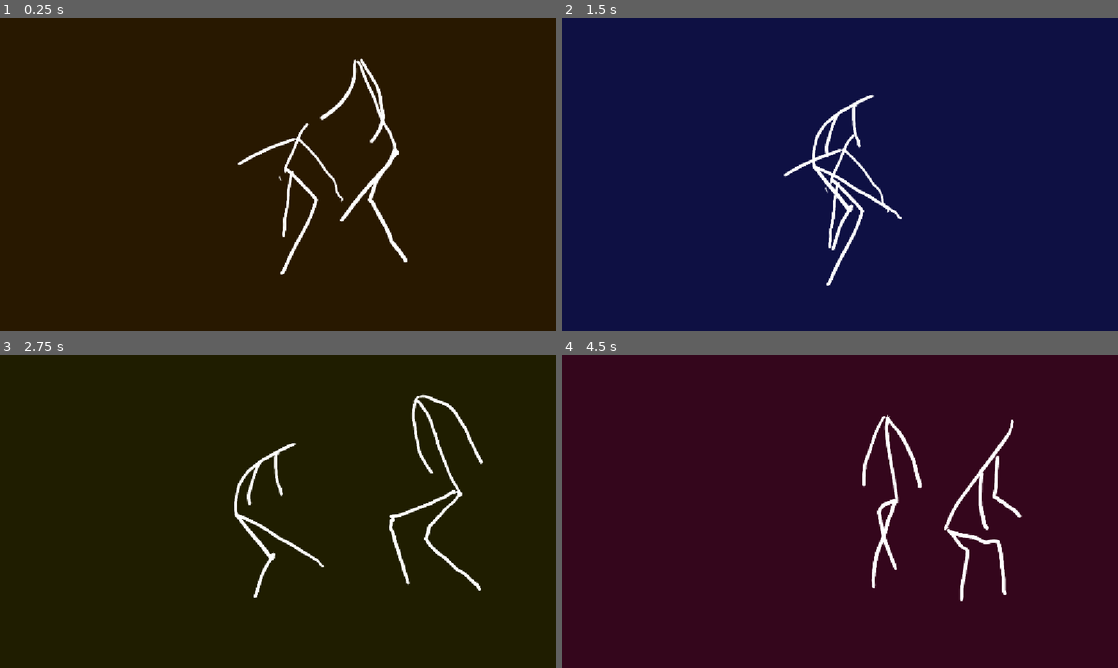
Above: before the commit, frames 1-4 (two rows, left to right).
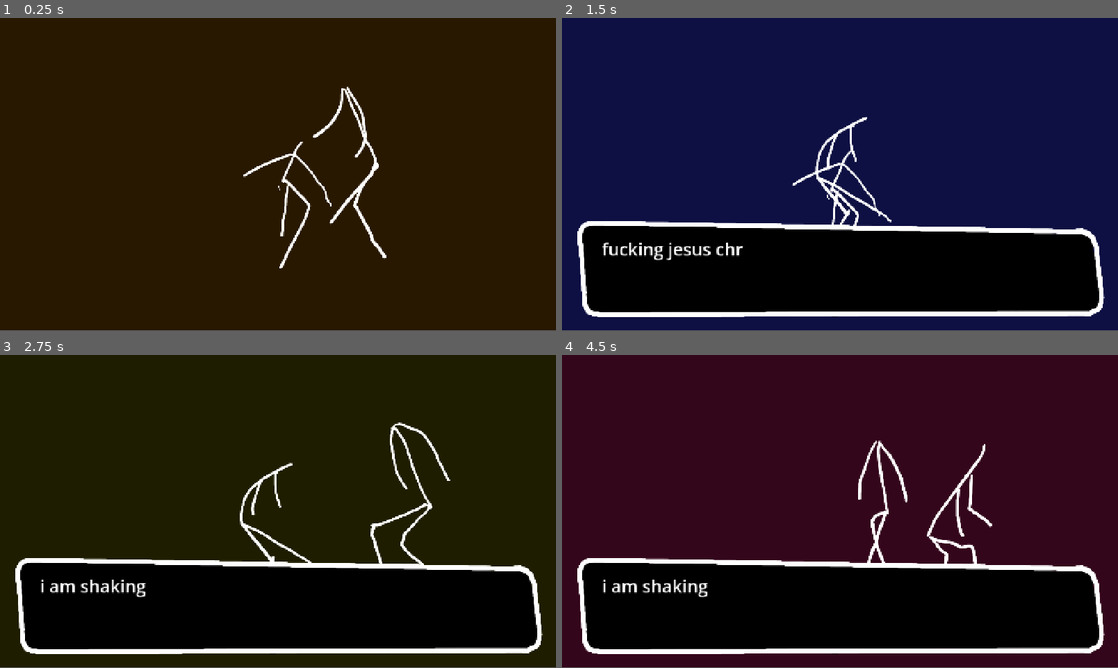
Above: after the commit, the same moments.

Repository: MarmadileManteater/Anxiety-Game
Game: Godot game, scene res://scenes/global/global.tscn
Two runs of this game, one before a commit and one after it. Both use one fixed random seed, a clock stepped at 60 frames per second and the inputs below.
Inputs (mouse positions are in pixels of both pictures, inside the frame that each line leads up to):
- Up to frame 1 (0.25 s): no input
- Up to frame 2 (1.5 s): click (840, 174) at 0.52 s; click (840, 174) at 1.27 s
- Up to frame 3 (2.75 s): click (278, 511) at 2.02 s
- Up to frame 4 (4.5 s): no input
In our replay, the window is 800x450 before the commit and 800x449 after it. These sizes can differ from the game's own. Grey fills any space a smaller window leaves; there, only what the larger window draws over its background counts as a difference.

The runs differ from the first frame. In frame 1, 2.9% of the frame differs, in the area x 42-74%, y 12-82%; in frame 2, 29%; in frame 3, 30%; in frame 4, 30%, in the area x 2-98%, y 19-96%.

Commit message:
Add text box and click logic

Diff:
--- a/project/project.godot
+++ b/project/project.godot
@@ -17,6 +17,8 @@
 
 [display]
 
+window/size/viewport_width=1368
+window/size/viewport_height=768
 window/stretch/mode="canvas_items"
 window/stretch/aspect="expand"
 
--- /dev/null
+++ b/project/scenes/dancers/dancers.tscn
@@ -0,0 +1,154 @@
+[gd_scene format=3 uid="uid://btm8kv2ypw113"]
+
+[ext_resource type="Script" uid="uid://fmfilo0dpqji" path="res://scenes/dancers/dancers.gd" id="1_s70bo"]
+[ext_resource type="Texture2D" uid="uid://br4hcwloj4rr1" path="res://assets/sprites/dance/4.png" id="2_kqjxy"]
+[ext_resource type="Texture2D" uid="uid://uxr5cr2dylit" path="res://assets/sprites/dance/5.png" id="3_ewk4u"]
+[ext_resource type="Texture2D" uid="uid://hrl748ljot3c" path="res://assets/sprites/dance/6.png" id="4_sd84q"]
+[ext_resource type="Texture2D" uid="uid://d3ryucexx0soh" path="res://assets/sprites/dance/7.png" id="5_8lm8r"]
+[ext_resource type="Texture2D" uid="uid://3gtomc4pj8di" path="res://assets/sprites/dance/8.png" id="6_aihaw"]
+[ext_resource type="Texture2D" uid="uid://p640ieherand" path="res://assets/sprites/dance/9.png" id="7_ih2xb"]
+[ext_resource type="Texture2D" uid="uid://cuvl804dyrrio" path="res://assets/sprites/dance/10.png" id="8_r46dq"]
+[ext_resource type="Texture2D" uid="uid://cpu4dv8li61eo" path="res://assets/sprites/dance/11.png" id="9_16m3i"]
+[ext_resource type="Texture2D" uid="uid://b62mi56nbxc4c" path="res://assets/sprites/dance/12.png" id="10_8yt1m"]
+[ext_resource type="Texture2D" uid="uid://cvbc0d7st8rkh" path="res://assets/sprites/dance/13.png" id="11_euulo"]
+[ext_resource type="Texture2D" uid="uid://cqqpa3ri3bax8" path="res://assets/sprites/dance/14.png" id="12_6p4rd"]
+[ext_resource type="Texture2D" uid="uid://cj55tafdnscre" path="res://assets/sprites/dance/15.png" id="13_tuv3a"]
+[ext_resource type="Texture2D" uid="uid://17i460c2xojg" path="res://assets/sprites/dance/16.png" id="14_n7ys6"]
+[ext_resource type="Texture2D" uid="uid://dbwdy0n2g4iqp" path="res://assets/sprites/dance/17.png" id="15_0x7jf"]
+[ext_resource type="Texture2D" uid="uid://dhxe4fj1r2pxu" path="res://assets/sprites/dance/18.png" id="16_60cbp"]
+[ext_resource type="Texture2D" uid="uid://xvl3d7bb2oo6" path="res://assets/sprites/dance/19.png" id="17_d4neo"]
+
+[sub_resource type="AtlasTexture" id="AtlasTexture_xi4fc"]
+atlas = ExtResource("2_kqjxy")
+region = Rect2(0, 0, 1368, 768)
+
+[sub_resource type="AtlasTexture" id="AtlasTexture_kwieg"]
+atlas = ExtResource("3_ewk4u")
+region = Rect2(0, 0, 1368, 768)
+
+[sub_resource type="AtlasTexture" id="AtlasTexture_l7ifr"]
+atlas = ExtResource("4_sd84q")
+region = Rect2(0, 0, 1368, 768)
+
+[sub_resource type="AtlasTexture" id="AtlasTexture_f504l"]
+atlas = ExtResource("5_8lm8r")
+region = Rect2(0, 0, 1368, 768)
+
+[sub_resource type="AtlasTexture" id="AtlasTexture_rbjye"]
+atlas = ExtResource("6_aihaw")
+region = Rect2(0, 0, 1368, 768)
+
+[sub_resource type="AtlasTexture" id="AtlasTexture_ro223"]
+atlas = ExtResource("7_ih2xb")
+region = Rect2(0, 0, 1368, 768)
+
+[sub_resource type="AtlasTexture" id="AtlasTexture_ul5hr"]
+atlas = ExtResource("8_r46dq")
+region = Rect2(0, 0, 1368, 768)
+
+[sub_resource type="AtlasTexture" id="AtlasTexture_q7s4y"]
+atlas = ExtResource("9_16m3i")
+region = Rect2(0, 0, 1368, 768)
+
+[sub_resource type="AtlasTexture" id="AtlasTexture_6yuor"]
+atlas = ExtResource("10_8yt1m")
+region = Rect2(0, 0, 1368, 768)
+
+[sub_resource type="AtlasTexture" id="AtlasTexture_mk408"]
+atlas = ExtResource("11_euulo")
+region = Rect2(0, 0, 1368, 768)
+
+[sub_resource type="AtlasTexture" id="AtlasTexture_f82qp"]
+atlas = ExtResource("12_6p4rd")
+region = Rect2(0, 0, 1368, 768)
+
+[sub_resource type="AtlasTexture" id="AtlasTexture_qjr5k"]
+atlas = ExtResource("13_tuv3a")
+region = Rect2(0, 0, 1368, 768)
+
+[sub_resource type="AtlasTexture" id="AtlasTexture_us7x6"]
+atlas = ExtResource("14_n7ys6")
+region = Rect2(0, 0, 1368, 768)
+
+[sub_resource type="AtlasTexture" id="AtlasTexture_ad4sr"]
+atlas = ExtResource("15_0x7jf")
+region = Rect2(0, 0, 1368, 768)
+
+[sub_resource type="AtlasTexture" id="AtlasTexture_105nn"]
+atlas = ExtResource("16_60cbp")
+region = Rect2(0, 0, 1368, 768)
+
+[sub_resource type="AtlasTexture" id="AtlasTexture_hmd80"]
+atlas = ExtResource("17_d4neo")
+region = Rect2(0, 0, 1368, 768)
+
+[sub_resource type="SpriteFrames" id="SpriteFrames_0dxmq"]
+animations = [{
+"frames": [{
+"duration": 1.0,
+"texture": SubResource("AtlasTexture_xi4fc")
+}, {
+"duration": 1.0,
+"texture": SubResource("AtlasTexture_kwieg")
+}, {
+"duration": 1.0,
+"texture": SubResource("AtlasTexture_l7ifr")
+}, {
+"duration": 1.0,
+"texture": SubResource("AtlasTexture_f504l")
+}, {
+"duration": 1.0,
+"texture": SubResource("AtlasTexture_rbjye")
+}, {
+"duration": 1.0,
+"texture": SubResource("AtlasTexture_ro223")
+}, {
+"duration": 1.0,
+"texture": SubResource("AtlasTexture_ul5hr")
+}, {
+"duration": 1.0,
+"texture": SubResource("AtlasTexture_q7s4y")
+}, {
+"duration": 1.0,
+"texture": SubResource("AtlasTexture_6yuor")
+}, {
+"duration": 1.0,
+"texture": SubResource("AtlasTexture_mk408")
+}, {
+"duration": 1.0,
+"texture": SubResource("AtlasTexture_f82qp")
+}, {
+"duration": 1.0,
+"texture": SubResource("AtlasTexture_qjr5k")
+}, {
+"duration": 1.0,
+"texture": SubResource("AtlasTexture_us7x6")
+}, {
+"duration": 1.0,
+"texture": SubResource("AtlasTexture_ad4sr")
+}, {
+"duration": 1.0,
+"texture": SubResource("AtlasTexture_105nn")
+}, {
+"duration": 1.0,
+"texture": SubResource("AtlasTexture_hmd80")
+}],
+"loop": 1,
+"name": &"default",
+"speed": 8.0
+}]
+
+[node name="Dancers" type="Node2D" unique_id=213943213]
+script = ExtResource("1_s70bo")
+
+[node name="1" type="AnimatedSprite2D" parent="." unique_id=1849020009]
+position = Vector2(495, 214)
+sprite_frames = SubResource("SpriteFrames_0dxmq")
+autoplay = "default"
+frame_progress = 0.43448958
+
+[node name="2" type="AnimatedSprite2D" parent="." unique_id=103516865]
+position = Vector2(462, 237)
+sprite_frames = SubResource("SpriteFrames_0dxmq")
+autoplay = "default"
+frame_progress = 0.13876916
--- /dev/null
+++ b/project/scenes/global/global.gd
@@ -0,0 +1,15 @@
+extends Node2D
+
+
+# Called when the node enters the scene tree for the first time.
+func _ready() -> void:
+	pass # Replace with function body.
+
+
+# Called every frame. 'delta' is the elapsed time since the previous frame.
+func _process(delta: float) -> void:
+	pass
+
+
+func _on_click() -> void:
+	$TextBox.progress()
--- a/project/scenes/global/global.tscn
+++ b/project/scenes/global/global.tscn
@@ -1,22 +1,11 @@
 [gd_scene format=3 uid="uid://cw0v5sjejsb14"]
 
-[ext_resource type="Script" uid="uid://fmfilo0dpqji" path="res://scenes/global/dancers.gd" id="1_ww1v4"]
-[ext_resource type="Texture2D" uid="uid://br4hcwloj4rr1" path="res://assets/sprites/dance/4.png" id="3_x56lo"]
-[ext_resource type="Texture2D" uid="uid://uxr5cr2dylit" path="res://assets/sprites/dance/5.png" id="4_cjjbe"]
-[ext_resource type="Texture2D" uid="uid://hrl748ljot3c" path="res://assets/sprites/dance/6.png" id="5_80ips"]
-[ext_resource type="Texture2D" uid="uid://d3ryucexx0soh" path="res://assets/sprites/dance/7.png" id="6_4r7dc"]
-[ext_resource type="Texture2D" uid="uid://3gtomc4pj8di" path="res://assets/sprites/dance/8.png" id="7_ma5vq"]
-[ext_resource type="Texture2D" uid="uid://p640ieherand" path="res://assets/sprites/dance/9.png" id="8_jn4ri"]
-[ext_resource type="Texture2D" uid="uid://cuvl804dyrrio" path="res://assets/sprites/dance/10.png" id="9_o7458"]
-[ext_resource type="Texture2D" uid="uid://cpu4dv8li61eo" path="res://assets/sprites/dance/11.png" id="10_hgxc4"]
-[ext_resource type="Texture2D" uid="uid://b62mi56nbxc4c" path="res://assets/sprites/dance/12.png" id="11_r38sl"]
-[ext_resource type="Texture2D" uid="uid://cvbc0d7st8rkh" path="res://assets/sprites/dance/13.png" id="12_81cdg"]
-[ext_resource type="Texture2D" uid="uid://cqqpa3ri3bax8" path="res://assets/sprites/dance/14.png" id="13_aek47"]
-[ext_resource type="Texture2D" uid="uid://cj55tafdnscre" path="res://assets/sprites/dance/15.png" id="14_vbnor"]
-[ext_resource type="Texture2D" uid="uid://17i460c2xojg" path="res://assets/sprites/dance/16.png" id="15_f6bj0"]
-[ext_resource type="Texture2D" uid="uid://dbwdy0n2g4iqp" path="res://assets/sprites/dance/17.png" id="16_unrdi"]
-[ext_resource type="Texture2D" uid="uid://dhxe4fj1r2pxu" path="res://assets/sprites/dance/18.png" id="17_7vumq"]
-[ext_resource type="Texture2D" uid="uid://xvl3d7bb2oo6" path="res://assets/sprites/dance/19.png" id="18_hkn2u"]
+[ext_resource type="PackedScene" uid="uid://btm8kv2ypw113" path="res://scenes/dancers/dancers.tscn" id="1_bhh4k"]
+[ext_resource type="Script" uid="uid://cc8eyxh5tw35i" path="res://scenes/global/global.gd" id="1_pt2l8"]
+[ext_resource type="Script" uid="uid://cob82v76rbjs0" path="res://scenes/global/text_box.gd" id="2_g0msn"]
+[ext_resource type="Texture2D" uid="uid://6bfb20rrswnl" path="res://assets/sprites/text-box/1.png" id="2_ts12r"]
+[ext_resource type="Texture2D" uid="uid://dh1ksghhhc5uq" path="res://assets/sprites/text-box/2.png" id="3_g0msn"]
+[ext_resource type="Texture2D" uid="uid://6iuxyyi7ngdj" path="res://assets/sprites/text-box/3.png" id="4_pt2l8"]
 
 [sub_resource type="Animation" id="Animation_xi4fc"]
 length = 0.001
@@ -56,148 +45,113 @@
 &"modulate": SubResource("Animation_ww1v4")
 }
 
-[sub_resource type="AtlasTexture" id="AtlasTexture_xi4fc"]
-atlas = ExtResource("3_x56lo")
-region = Rect2(0, 0, 1368, 768)
+[sub_resource type="AtlasTexture" id="AtlasTexture_i54ly"]
+atlas = ExtResource("4_pt2l8")
+region = Rect2(0, 0, 1298, 238)
 
-[sub_resource type="AtlasTexture" id="AtlasTexture_kwieg"]
-atlas = ExtResource("4_cjjbe")
-region = Rect2(0, 0, 1368, 768)
+[sub_resource type="AtlasTexture" id="AtlasTexture_ht0q6"]
+atlas = ExtResource("3_g0msn")
+region = Rect2(0, 0, 1298, 238)
 
-[sub_resource type="AtlasTexture" id="AtlasTexture_l7ifr"]
-atlas = ExtResource("5_80ips")
-region = Rect2(0, 0, 1368, 768)
-
-[sub_resource type="AtlasTexture" id="AtlasTexture_f504l"]
-atlas = ExtResource("6_4r7dc")
-region = Rect2(0, 0, 1368, 768)
-
-[sub_resource type="AtlasTexture" id="AtlasTexture_rbjye"]
-atlas = ExtResource("7_ma5vq")
-region = Rect2(0, 0, 1368, 768)
-
-[sub_resource type="AtlasTexture" id="AtlasTexture_ro223"]
-atlas = ExtResource("8_jn4ri")
-region = Rect2(0, 0, 1368, 768)
-
-[sub_resource type="AtlasTexture" id="AtlasTexture_ul5hr"]
-atlas = ExtResource("9_o7458")
-region = Rect2(0, 0, 1368, 768)
-
-[sub_resource type="AtlasTexture" id="AtlasTexture_q7s4y"]
-atlas = ExtResource("10_hgxc4")
-region = Rect2(0, 0, 1368, 768)
-
-[sub_resource type="AtlasTexture" id="AtlasTexture_6yuor"]
-atlas = ExtResource("11_r38sl")
-region = Rect2(0, 0, 1368, 768)
-
-[sub_resource type="AtlasTexture" id="AtlasTexture_mk408"]
-atlas = ExtResource("12_81cdg")
-region = Rect2(0, 0, 1368, 768)
-
-[sub_resource type="AtlasTexture" id="AtlasTexture_f82qp"]
-atlas = ExtResource("13_aek47")
-region = Rect2(0, 0, 1368, 768)
-
-[sub_resource type="AtlasTexture" id="AtlasTexture_qjr5k"]
-atlas = ExtResource("14_vbnor")
-region = Rect2(0, 0, 1368, 768)
-
-[sub_resource type="AtlasTexture" id="AtlasTexture_us7x6"]
-atlas = ExtResource("15_f6bj0")
-region = Rect2(0, 0, 1368, 768)
-
-[sub_resource type="AtlasTexture" id="AtlasTexture_ad4sr"]
-atlas = ExtResource("16_unrdi")
-region = Rect2(0, 0, 1368, 768)
-
-[sub_resource type="AtlasTexture" id="AtlasTexture_105nn"]
-atlas = ExtResource("17_7vumq")
-region = Rect2(0, 0, 1368, 768)
-
-[sub_resource type="AtlasTexture" id="AtlasTexture_hmd80"]
-atlas = ExtResource("18_hkn2u")
-region = Rect2(0, 0, 1368, 768)
+[sub_resource type="AtlasTexture" id="AtlasTexture_orsvi"]
+atlas = ExtResource("2_ts12r")
+region = Rect2(0, 0, 1298, 238)
 
 [sub_resource type="SpriteFrames" id="SpriteFrames_0dxmq"]
 animations = [{
 "frames": [{
 "duration": 1.0,
-"texture": SubResource("AtlasTexture_xi4fc")
+"texture": SubResource("AtlasTexture_i54ly")
+}],
+"loop": 0,
+"name": &"default",
+"speed": 9.0
+}, {
+"frames": [{
+"duration": 1.0,
+"texture": SubResource("AtlasTexture_i54ly")
 }, {
 "duration": 1.0,
-"texture": SubResource("AtlasTexture_kwieg")
+"texture": SubResource("AtlasTexture_ht0q6")
 }, {
 "duration": 1.0,
-"texture": SubResource("AtlasTexture_l7ifr")
+"texture": SubResource("AtlasTexture_orsvi")
+}],
+"loop": 0,
+"name": &"hide",
+"speed": 15.0
+}, {
+"frames": [{
+"duration": 1.0,
+"texture": SubResource("AtlasTexture_orsvi")
 }, {
 "duration": 1.0,
-"texture": SubResource("AtlasTexture_f504l")
+"texture": SubResource("AtlasTexture_ht0q6")
 }, {
 "duration": 1.0,
-"texture": SubResource("AtlasTexture_rbjye")
-}, {
-"duration": 1.0,
-"texture": SubResource("AtlasTexture_ro223")
-}, {
-"duration": 1.0,
-"texture": SubResource("AtlasTexture_ul5hr")
-}, {
-"duration": 1.0,
-"texture": SubResource("AtlasTexture_q7s4y")
-}, {
-"duration": 1.0,
-"texture": SubResource("AtlasTexture_6yuor")
-}, {
-"duration": 1.0,
-"texture": SubResource("AtlasTexture_mk408")
-}, {
-"duration": 1.0,
-"texture": SubResource("AtlasTexture_f82qp")
-}, {
-"duration": 1.0,
-"texture": SubResource("AtlasTexture_qjr5k")
-}, {
-"duration": 1.0,
-"texture": SubResource("AtlasTexture_us7x6")
-}, {
-"duration": 1.0,
-"texture": SubResource("AtlasTexture_ad4sr")
-}, {
-"duration": 1.0,
-"texture": SubResource("AtlasTexture_105nn")
-}, {
-"duration": 1.0,
-"texture": SubResource("AtlasTexture_hmd80")
+"texture": SubResource("AtlasTexture_i54ly")
 }],
-"loop": 1,
-"name": &"default",
-"speed": 8.0
+"loop": 0,
+"name": &"show",
+"speed": 15.0
 }]
 
+[sub_resource type="StyleBoxEmpty" id="StyleBoxEmpty_0dxmq"]
+
+[sub_resource type="StyleBoxEmpty" id="StyleBoxEmpty_pt2l8"]
+
+[sub_resource type="StyleBoxEmpty" id="StyleBoxEmpty_orsvi"]
+
+[sub_resource type="StyleBoxEmpty" id="StyleBoxEmpty_ht0q6"]
+
+[sub_resource type="StyleBoxEmpty" id="StyleBoxEmpty_i54ly"]
+
 [node name="Node2D" type="Node2D" unique_id=1004355027]
+script = ExtResource("1_pt2l8")
 
 [node name="Background" type="Polygon2D" parent="." unique_id=306650132]
 self_modulate = Color(0.21291032, 0.04955011, 0, 1)
-polygon = PackedVector2Array(-135, -69, 1435, -82, 1365, 736, -143, 736)
+polygon = PackedVector2Array(-135, -69, 1535, -135, 1564, 828, -206, 846)
 
 [node name="AnimationPlayer" type="AnimationPlayer" parent="Background" unique_id=1179890584]
 libraries/ = SubResource("AnimationLibrary_lxdv6")
 autoplay = &"modulate"
 speed_scale = 3.0
 
-[node name="Dancers" type="Node2D" parent="." unique_id=436436209]
-script = ExtResource("1_ww1v4")
+[node name="Dancers" parent="." unique_id=213943213 instance=ExtResource("1_bhh4k")]
+position = Vector2(106, 85)
 
-[node name="1" type="AnimatedSprite2D" parent="Dancers" unique_id=901788566]
-position = Vector2(495, 214)
+[node name="TextBox" type="Node2D" parent="." unique_id=1489858441]
+position = Vector2(686, 617)
+script = ExtResource("2_g0msn")
+text = PackedStringArray("fucking jesus christ", "i am shaking", "why am i like this", "i ASKED for this", "i WANTED to be here")
+
+[node name="Sprite" type="AnimatedSprite2D" parent="TextBox" unique_id=997724902]
+visible = false
 sprite_frames = SubResource("SpriteFrames_0dxmq")
-autoplay = "default"
-frame_progress = 0.6855523
+animation = &"hide"
 
-[node name="2" type="AnimatedSprite2D" parent="Dancers" unique_id=1127122715]
-position = Vector2(462, 237)
-sprite_frames = SubResource("SpriteFrames_0dxmq")
-autoplay = "default"
-frame_progress = 0.3896986
+[node name="Label" type="RichTextLabel" parent="TextBox" unique_id=1092447999]
+visible = false
+offset_left = -588.0
+offset_top = -78.0
+offset_right = 607.0
+offset_bottom = 88.0
+theme_override_font_sizes/normal_font_size = 43
+theme_override_font_sizes/bold_font_size = 43
+theme_override_font_sizes/bold_italics_font_size = 43
+theme_override_font_sizes/italics_font_size = 43
+theme_override_font_sizes/mono_font_size = 43
+bbcode_enabled = true
+scroll_active = false
+
+[node name="Button" type="Button" parent="." unique_id=973187671]
+offset_right = 1372.0
+offset_bottom = 765.0
+theme_override_styles/normal = SubResource("StyleBoxEmpty_0dxmq")
+theme_override_styles/pressed = SubResource("StyleBoxEmpty_pt2l8")
+theme_override_styles/hover = SubResource("StyleBoxEmpty_orsvi")
+theme_override_styles/disabled = SubResource("StyleBoxEmpty_ht0q6")
+theme_override_styles/focus = SubResource("StyleBoxEmpty_i54ly")
+
+[connection signal="pressed" from="Button" to="." method="_on_click"]
--- /dev/null
+++ b/project/scenes/global/text_box.gd
@@ -0,0 +1,68 @@
+extends Node2D
+
+signal line_done
+
+@export var text: PackedStringArray
+
+var sprite: AnimatedSprite2D
+var label: RichTextLabel
+
+var current_line: String
+var index: int = 0
+var line_finished: bool = false
+
+# Called when the node enters the scene tree for the first time.
+func _ready() -> void:
+	sprite = $Sprite
+	label = $Label
+
+	Helpers.set_timeout(
+		func ():
+			display()
+			sprite.animation_finished.connect(
+				func ():
+					typewriter(text[0])
+			, ConnectFlags.CONNECT_ONE_SHOT)
+	, 1, self)
+
+func display() -> void:
+	sprite.show()
+	sprite.play("show")
+
+func typewriter(text: String) -> void:
+	label.show()
+	current_line = text
+	var timer = Helpers.set_interval(
+		func ():
+			var string_part = current_line.substr(0, 1)
+			current_line = current_line.substr(string_part.length())
+			label.text += string_part
+			if current_line.length() == 0:
+				emit_line_done(index)
+				line_finished = true
+	, 0.01, self)
+
+	Helpers.set_timeout(
+		func():
+			remove_child(timer)
+			timer.queue_free()
+	, 1, self)
+
+func progress():
+	if line_finished:
+		line_finished = false
+		label.text = ""
+		index += 1
+		if index < text.size():
+			typewriter(text[index])
+		else:
+			sprite.play("hide")
+			sprite.animation_finished.connect(
+				func ():
+					sprite.hide()
+					label.hide()
+					hide()
+			, ConnectFlags.CONNECT_ONE_SHOT)
+
+func emit_line_done(number: int) -> void:
+	emit_signal("line_done", number)
--- /dev/null
+++ b/project/scripts/helpers.gd
@@ -0,0 +1,19 @@
+
+class_name Helpers
+
+static func set_timeout(callback: Callable, length: float, parent: Node2D):
+	set_interval(callback, length, parent, true)
+
+static func set_interval(callback: Callable, length: float, parent: Node2D, one_shot: bool = false) -> Timer:
+	var timer = Timer.new()
+	timer.one_shot = one_shot
+	timer.timeout.connect(
+		func ():
+			callback.call()
+			if one_shot:
+				parent.remove_child(timer)
+				timer.queue_free()
+	)
+	parent.add_child(timer)
+	timer.start(length)
+	return timer
Binary file added: project/assets/sprites/text-box/1.png
Not shown, added: project/assets/sprites/text-box/1.png.import
Binary file added: project/assets/sprites/text-box/2.png
Not shown, added: project/assets/sprites/text-box/2.png.import
Binary file added: project/assets/sprites/text-box/3.png
Not shown, added: project/assets/sprites/text-box/3.png.import
Renamed: project/scenes/global/dancers.gd -> project/scenes/dancers/dancers.gd
Renamed: project/scenes/global/dancers.gd.uid -> project/scenes/dancers/dancers.gd.uid
Not shown, added: project/scenes/global/global.gd.uid
Not shown, added: project/scenes/global/text_box.gd.uid
Not shown, added: project/scripts/helpers.gd.uid
